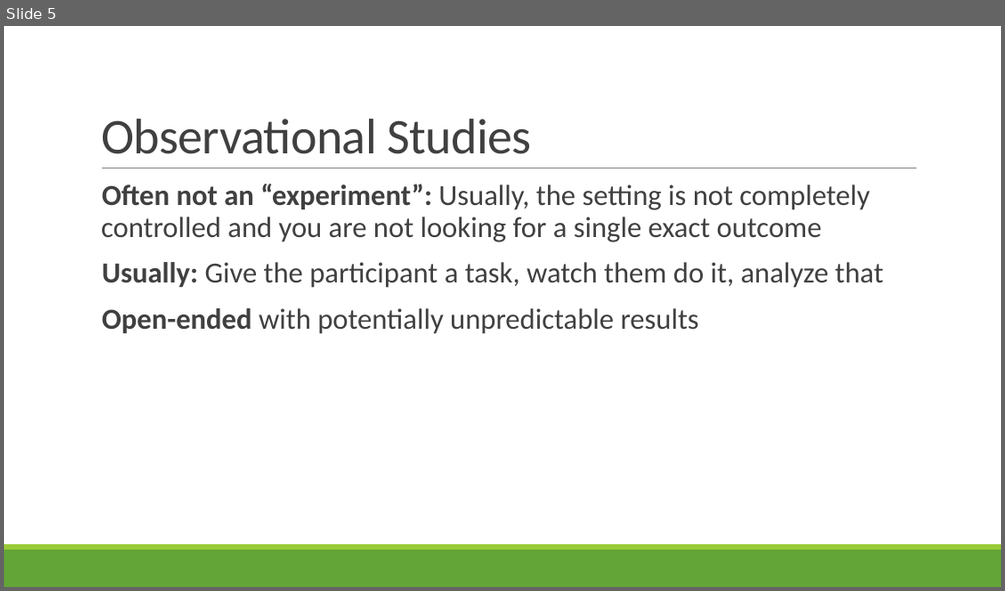
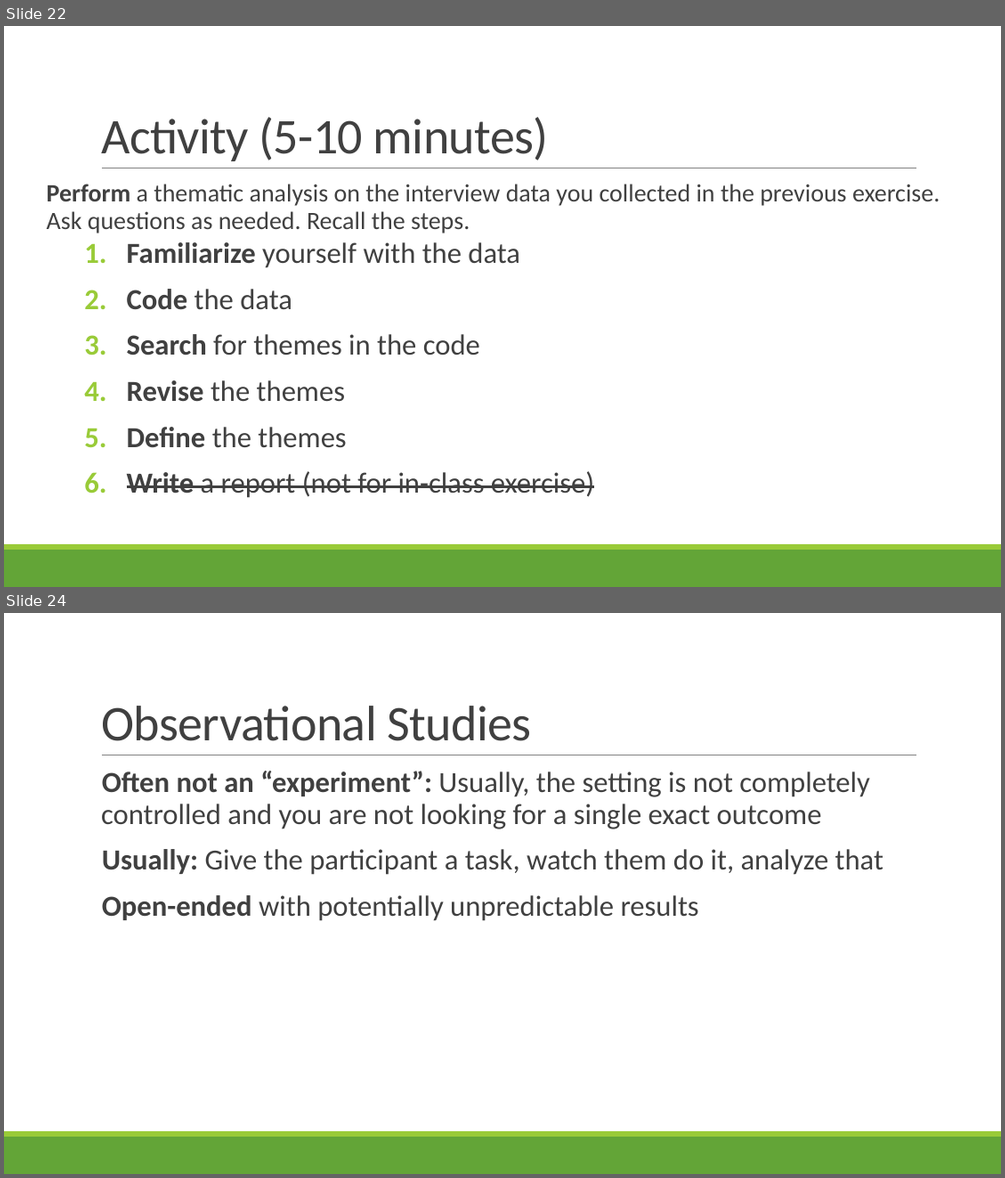
Before and after one commit to rbohrer/pl-course, a slide deck: LectureSlides/09Design3.pptx. Shown one above the other, each under a label of ours: slide 5 before the commit, slides 22 and 24 after it; the slides between them are not shown. The pictures are 1005x591 and 1005x1178 pixels, drawn with LibreOffice and Linux fonts; fonts in the diff are those of the drawing. Boxes give left, top, right and bottom in pixels: in the first picture for what was removed or moved away, otherwise in the second. Text is boxed around its words. In the diff, an @@ line names an element or a change of style, - is before the commit and + after.

```diff
--- a/LectureSlides/09Design3.pptx
+++ b/LectureSlides/09Design3.pptx
@@ slide 22 added at [4,26,1001,587], background #FFFFFF; not listed: 3 template elements that a slide beside it also shows @@
@@ title added at [101,117,549,161], 48 pt, text #404040 @@
+Activity (5-10 minutes)
@@ text added at [47,184,939,233], 24 pt, text #404040 @@
+  Perform a thematic analysis on the interview data you collected in the previous exercise. Ask questions as needed. Recall the steps.
@@ text added at [127,242,594,498], 28 pt, text #404040 @@
+1. Familiarize yourself with the data
+2. Code the data
+3. Search for themes in the code
+4. Revise the themes
+5. Define the themes
+6. Write a report (not for in-class exercise)
@@ what was slide 5 is now slide 24 @@
```
Also in this commit, not shown: 2 slides changed, 17 other slides added, 2 slides removed.
